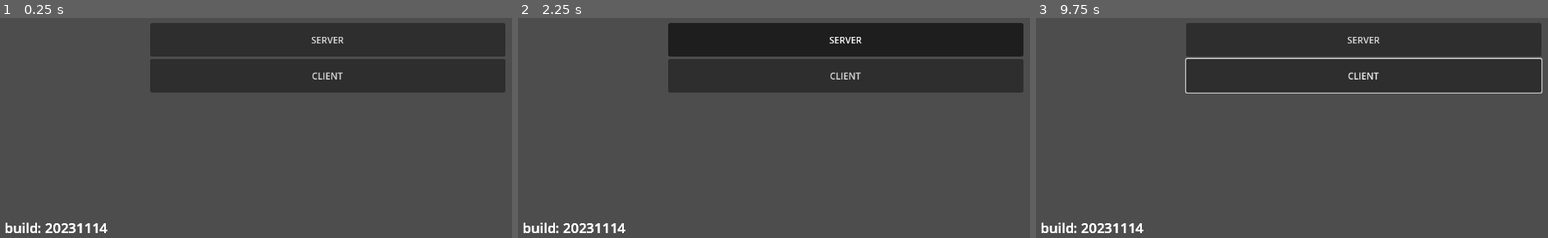
Above: before the commit, frames 1-3 (left to right).
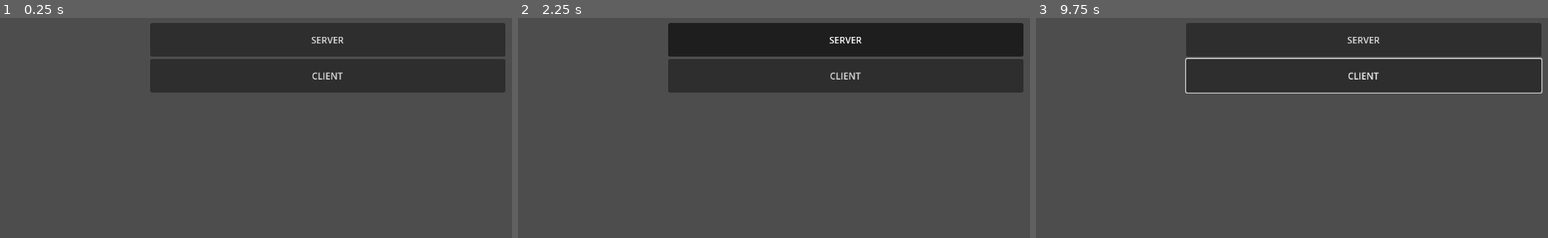
Above: after the commit, the same moments.

Repository: SimusDev/simusnet-test
Game: Godot game, scene res://scenes/game.tscn
The game is run twice, just before and just after one commit, with the same random seed, the same clock (stepped at 60 frames per second) and the same inputs.
Inputs (mouse positions are in pixels of both pictures, inside the frame that each line leads up to):
- Up to frame 1 (0.25 s): no input
- Up to frame 2 (2.25 s): click "CLIENT" at 0.5 s; click "SERVER" at 1.25 s; move the mouse to (989, 40) at 2.02 s; hold Right (ui_right) from 2.03 s (still down); click (989, 40) at 2.17 s
- Up to frame 3 (9.75 s): release Right (ui_right) at 2.75 s; drag from (1230, 75) to (1332, 132) at 2.77 s; tap Enter (console.enter) at 3.5, 5, 6.5 s; move the mouse to (outside the picture) at 3.52 s; hold Right (ui_right) 3.53-4.25 s; tap Space at 4.25, 5.75, 7.25 s; drag from (1332, 132) to (outside the picture) at 4.27 s; move the mouse to (outside the picture) at 5.02 s; hold Left (ui_left) 5.03-5.75 s; drag from (outside the picture) to (outside the picture) at 5.77 s; move the mouse to (1394, 57) at 6.52 s; hold Down (ui_down) 6.53-7.25 s; click (1394, 57) at 6.67 s; drag from (outside the picture) to (1230, 75) at 7.27 s; move the mouse to (1507, 40) at 8.02 s; hold Up (ui_up) 8.03-8.75 s; drag from (1230, 75) to (1332, 132) at 8.77 s; move the mouse to (outside the picture) at 9.52 s; hold Down (ui_down) from 9.53 s (still down)

The runs differ from the first frame. In frame 1, 0.5% of the frame differs, in the area x 0-21%, y 92-98%; in frame 2, 0.5%; in frame 3, 0.5%.

Commit message:
Update game.tscn

Diff:
--- a/scenes/game.tscn
+++ b/scenes/game.tscn
@@ -3,7 +3,6 @@
 [ext_resource type="PackedScene" uid="uid://dpstgq7tmwwpx" path="res://scenes/connection.tscn" id="1_uwrxv"]
 [ext_resource type="Script" uid="uid://doxf33wt4344v" path="res://scenes/game.gd" id="1_yqjtg"]
 [ext_resource type="Script" uid="uid://cgcf58eaiehq1" path="res://addons/simusdev/SimusNet/SimusNetNodeSceneReplicator.gd" id="3_lnu2h"]
-[ext_resource type="PackedScene" uid="uid://cj60ivebm0ek4" path="res://addons/simusdev/Game/build/interface.tscn" id="4_lbhrr"]
 
 [node name="Game" type="Node3D" unique_id=1979558274]
 script = ExtResource("1_yqjtg")
@@ -20,18 +19,4 @@
 root = NodePath("..")
 metadata/_custom_type_script = "uid://cgcf58eaiehq1"
 
-[node name="Interface" parent="Repilcation" unique_id=1485013195 instance=ExtResource("4_lbhrr")]
-
-[node name="Interface2" parent="Repilcation" unique_id=1191521006 instance=ExtResource("4_lbhrr")]
-
-[node name="Interface3" parent="Repilcation" unique_id=307080858 instance=ExtResource("4_lbhrr")]
-
-[node name="Interface4" parent="Repilcation" unique_id=343278413 instance=ExtResource("4_lbhrr")]
-
-[node name="Interface5" parent="Repilcation" unique_id=1751456251 instance=ExtResource("4_lbhrr")]
-
-[node name="Interface6" parent="Repilcation" unique_id=316678254 instance=ExtResource("4_lbhrr")]
-
-[node name="Interface7" parent="Repilcation" unique_id=92006316 instance=ExtResource("4_lbhrr")]
-
 [connection signal="timeout" from="Timer" to="." method="_on_timer_timeout"]
